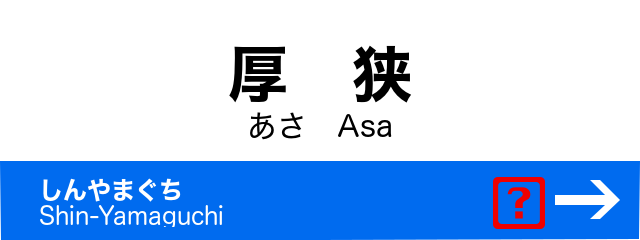
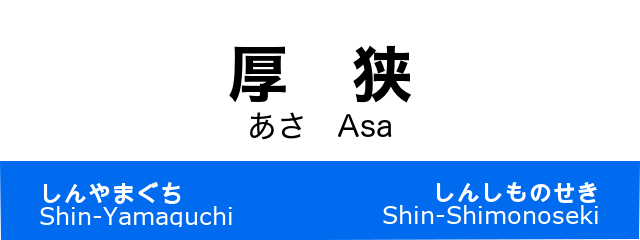
Comparing the layer stacks of the two 640 x 240 images. Changes:
added layer "前駅 #1" above "前駅" over [383, 181, 598, 224]
painted on "前駅" over [40, 178, 232, 227]
hid "❓" over [493, 177, 583, 229]
painted on "レイヤー" over [555, 180, 620, 219]
